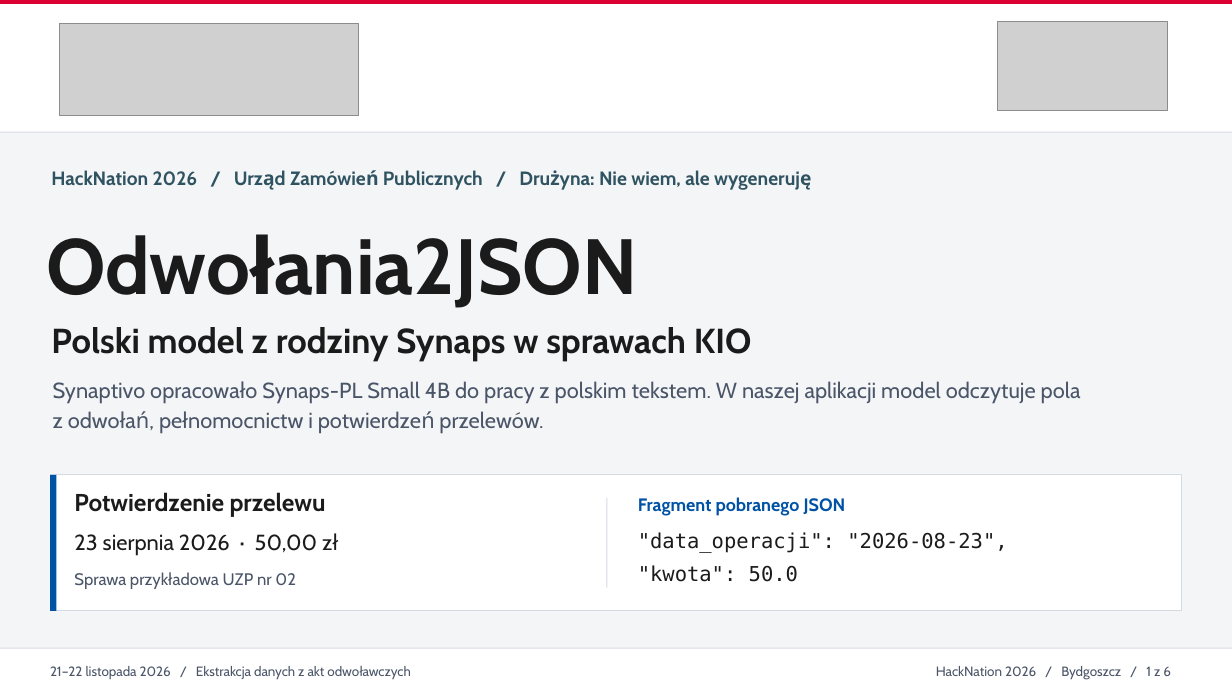
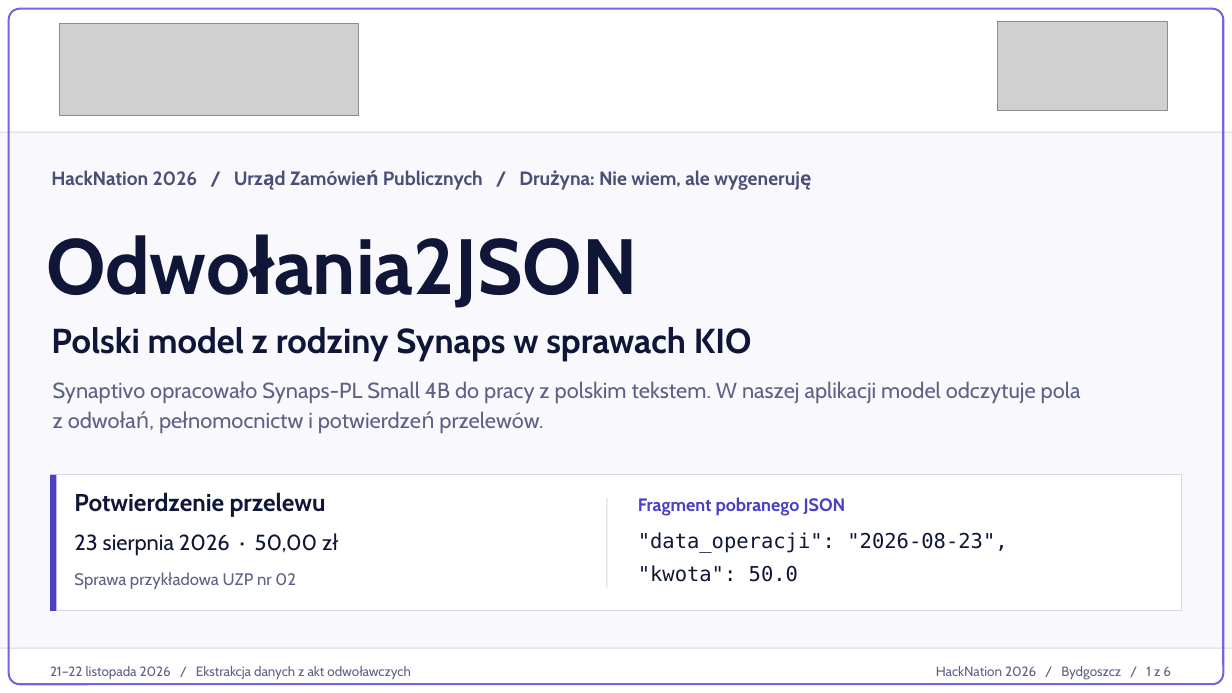
Before and after one commit to PapeMati98/Hacknation-ODWOLANIA2JSON, a slide deck: slide 1 of docs/prezentacja/Odwolania2JSON.pptx. Drawn at 1232x693 pixels with LibreOffice and Linux fonts; fonts in the diff are those of the drawing; grey boxes stand for pictures. Boxes give left, top, right and bottom in pixels: in the first picture for what was removed or moved away, otherwise in the second. Text is boxed around its words. In the diff, an @@ line names an element or a change of style, - is before the commit and + after.

```diff
--- a/docs/prezentacja/Odwolania2JSON.pptx
+++ b/docs/prezentacja/Odwolania2JSON.pptx
@@ rectangle at [0, 0, 1232, 693]: fill #F4F5F7 to #F8F8FD @@
@@ rectangle removed at [0, 0, 1232, 4] @@
@@ rounded rectangle added at [8, 8, 1223, 684], outline #7364DF 1.6 pt @@
@@ rectangle at [0, 132, 1232, 133]: fill #D5DBE3 to #D5D9E6 @@
@@ text "HackNation 2026 / Urząd Zamówień ..." at [51, 170, 709, 190]: text colour #2F5361 to #4A5075 @@
@@ rectangle at [50, 475, 56, 611]: fill #0052A5 to #4B3FC2 @@
@@ rectangle at [50, 475, 1182, 611]: outline #D5DBE3 0.8 pt to #D5D9E6 0.8 pt @@
@@ text "Fragment pobranego JSON" at [638, 497, 846, 516]: text colour #0052A5 to #4B3FC2 @@
@@ text colour #1B1B1B to #0F1637 in 6 elements at [46, 216, 707, 324], [51, 327, 752, 361], [74, 492, 326, 517], [74, 533, 338, 556], [638, 532, 1007, 553], [638, 565, 798, 582] @@
@@ rectangle at [0, 648, 1232, 649]: fill #D5DBE3 to #D5D9E6 @@
@@ text colour #4A5568 to #5C6283 in 5 elements at [53, 381, 1081, 404], [53, 411, 543, 434], [74, 573, 296, 589], [50, 666, 325, 679], [936, 666, 1171, 679] @@
```
Also in this commit, not shown: 5 other slides changed, 1 other file.
